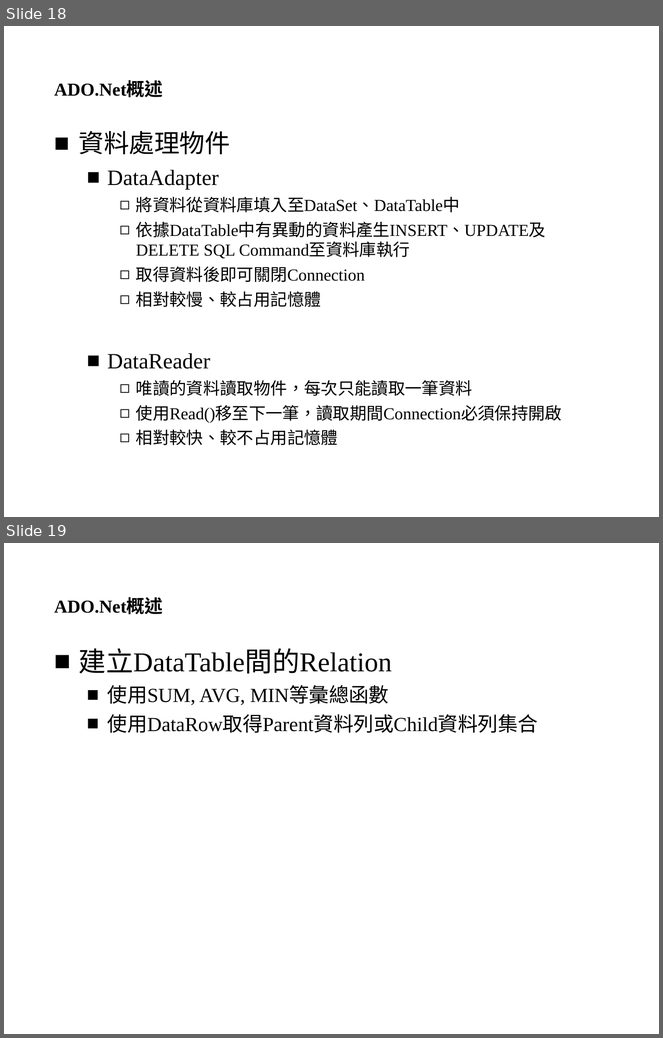
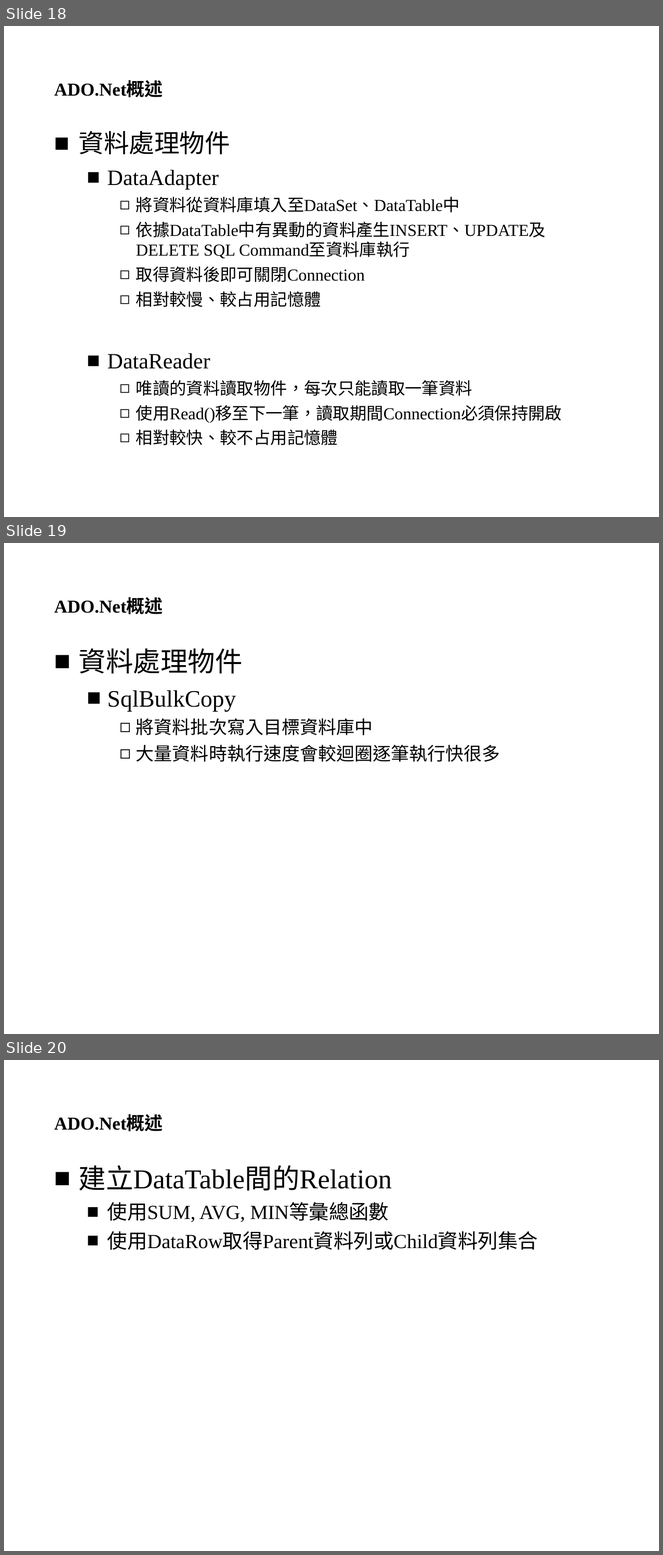
Before and after one commit to YiChiLin/TrainingPackage, a slide deck: 簡報及DB/資料庫程式開發概述.ppt. Shown one above the other, each under a label of ours: slides 18 and 19 before the commit, slides 18, 19 and 20 after it. The pictures are 663x1038 and 663x1555 pixels, drawn with LibreOffice and Linux fonts; fonts in the diff are those of the drawing; background and template pictures are left out. Boxes give left, top, right and bottom in pixels: in the first picture for what was removed or moved away, otherwise in the second. Text is boxed around its words. In the diff, an @@ line names an element or a change of style, - is before the commit and + after.

Commit message:
update ppt and sample code, added SqlBulkCopy

```diff
--- a/簡報及DB/資料庫程式開發概述.ppt
+++ b/簡報及DB/資料庫程式開發概述.ppt
@@ slide 19 added at bbox=[4, 543, 659, 1034], background picture (left out) @@
@@ title added at bbox=[54, 598, 163, 614], 20 pt, text #000000, bold @@
+ADO.Net概述
@@ text added at bbox=[79, 649, 501, 762], 20 pt, text #000000 @@
+■ 資料處理物件
+  ■ SqlBulkCopy
+    ◻ 將資料批次寫入目標資料庫中
+    ◻ 大量資料時執行速度會較迴圈逐筆執行快很多
@@ what was slide 19 is now slide 20 @@
```
Also in this commit, not shown: 1 slide changed, 3 other files.
